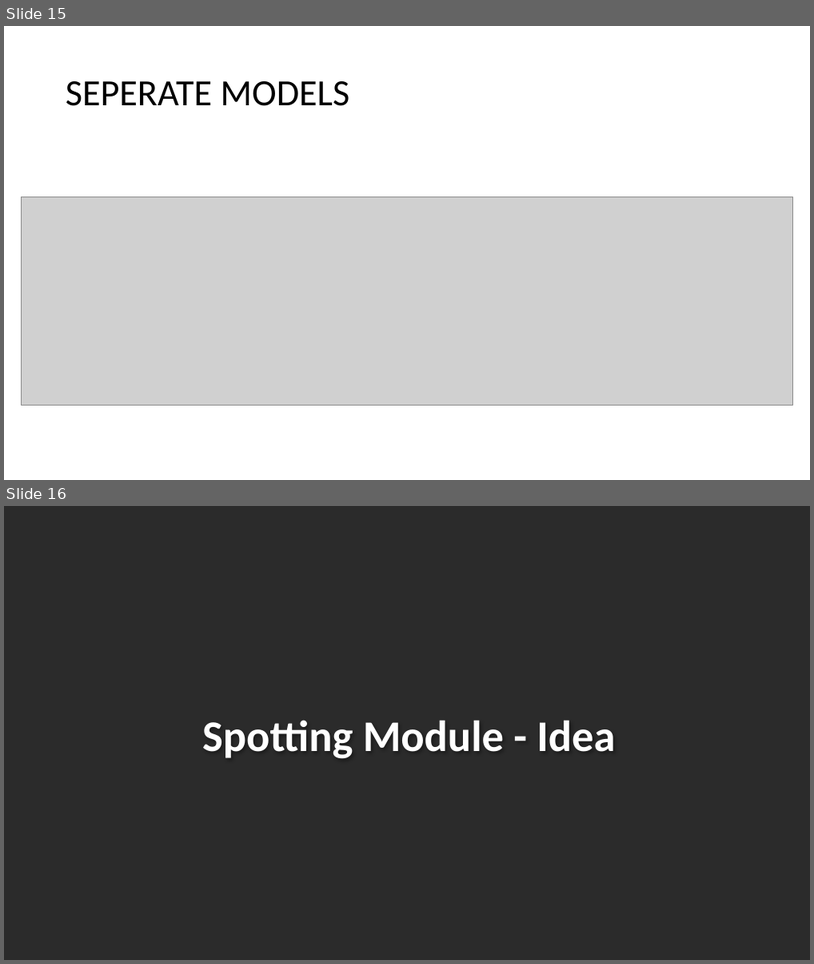
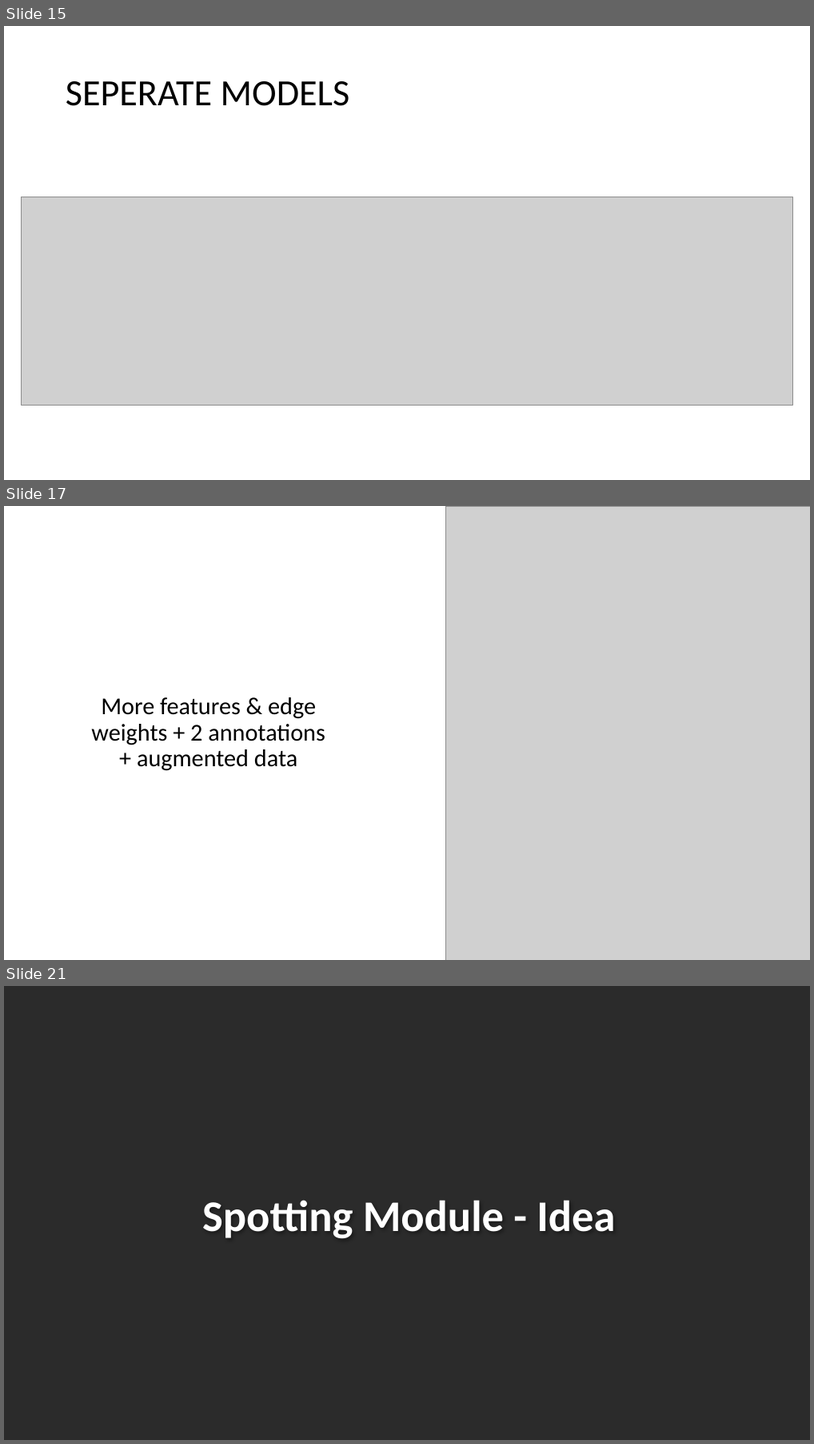
Before and after one commit to Ziolo1999/GNNsFootballEventSpotting, a slide deck: Notes/Code_Description.pptx. Shown one above the other, each under a label of ours: slides 15 and 16 before the commit, slides 15, 17 and 21 after it; the slides between them are not shown. The pictures are 814x964 and 814x1444 pixels, drawn with LibreOffice and Linux fonts; fonts in the diff are those of the drawing; grey boxes stand for pictures; background and template pictures are left out; a plain dark background stands for a picture behind light text. Boxes give left, top, right and bottom in pixels: in the first picture for what was removed or moved away, otherwise in the second. Text is boxed around its words. In the diff, an @@ line names an element or a change of style, - is before the commit and + after.

```diff
--- a/Notes/Code_Description.pptx
+++ b/Notes/Code_Description.pptx
@@ slide 17 added at (x1=4, y1=506, x2=810, y2=960), background #FFFFFF @@
@@ picture added at (x1=446, y1=506, x2=810, y2=960) @@
@@ title added at (x1=91, y1=697, x2=326, y2=771), 28.8 pt, text #000000 @@
+More features & edge weights + 2 annotations + augmented data
@@ what was slide 16 is now slide 21 @@
```
Also in this commit, not shown: 4 other slides added, 14 other files.
